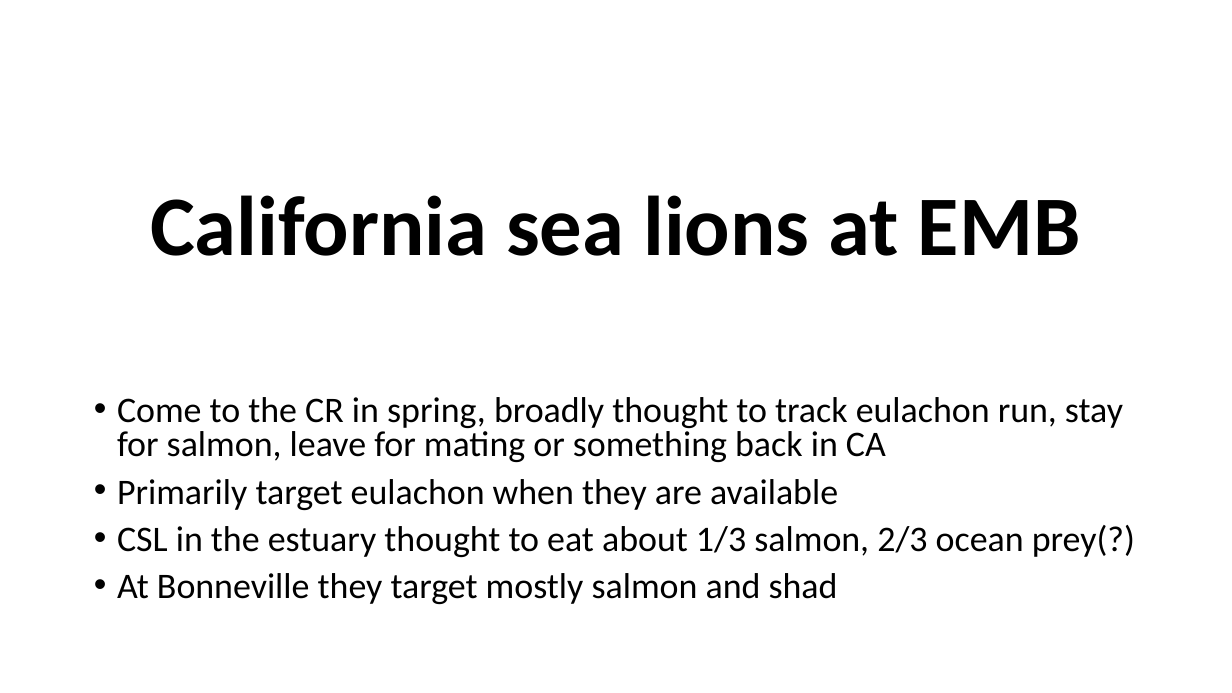
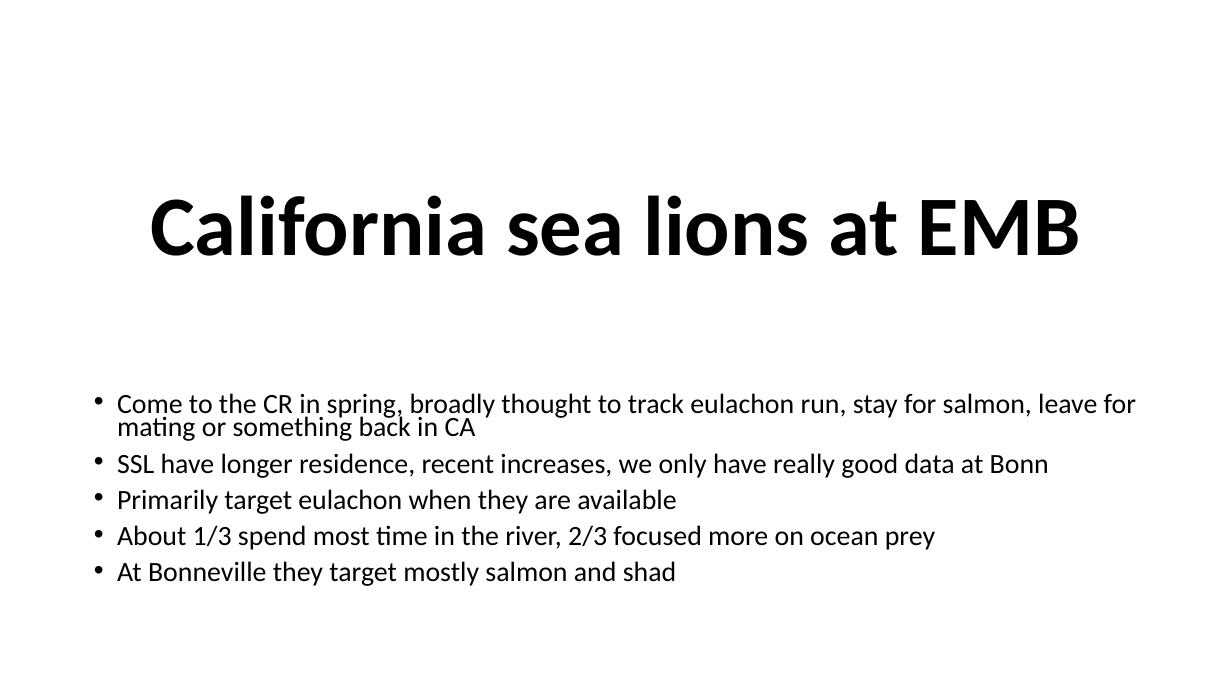
Before and after one commit to LisaCrozier-NOAA/SEM-DFO-LisaXP, a slide deck: slide 17 of presentations/Project update 08072026 predator indices.pptx (slide 9 before the commit). Drawn at 1232x693 pixels with LibreOffice and Linux fonts; fonts in the diff are those of the drawing. Boxes give left, top, right and bottom in pixels: in the first picture for what was removed or moved away, otherwise in the second. Text is boxed around its words. In the diff, an @@ line names an element or a change of style, - is before the commit and + after.

```diff
--- a/presentations/Project update 08072026 predator indices.pptx
+++ b/presentations/Project update 08072026 predator indices.pptx
@@ text at (117,393,1136,586): size 28 to 21.7 pt in "Come to the CR in spring, broadly ...", "Primarily target eulachon when they are available", "At Bonneville they target mostly salmon and ..."; line spacing 0.8 to 0.7 @@
@@ text at (117,453,1049,478): paragraph added @@
+• SSL have longer residence, recent increases, we only have really good data at Bonn
@@ text at (117,525,935,550): text changed; size 28 to 21.7 pt @@
-• CSL in the estuary thought to eat about 1/3 salmon, 2/3 ocean prey(?)
+• About 1/3 spend most time in the river, 2/3 focused more on ocean prey
```
Also in this commit, not shown: 2 other slides changed, 17 slides added, 33 other files.
